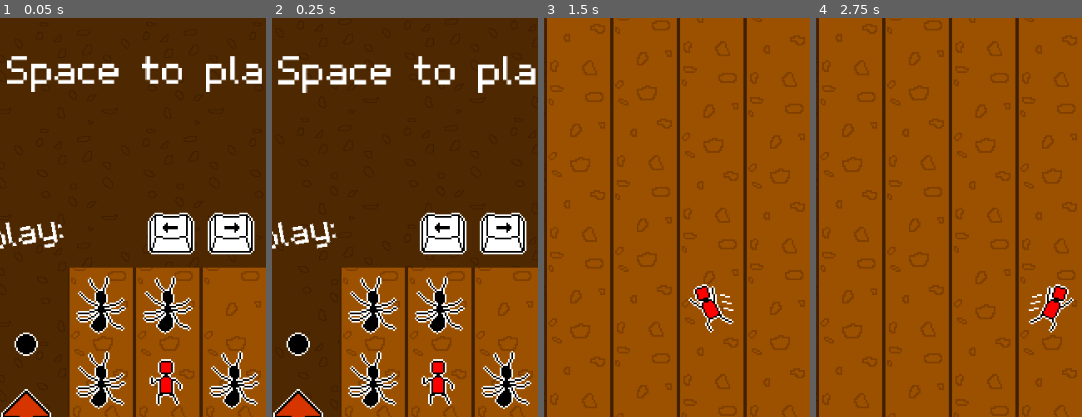
Above: before the commit, frames 1-4 (left to right).
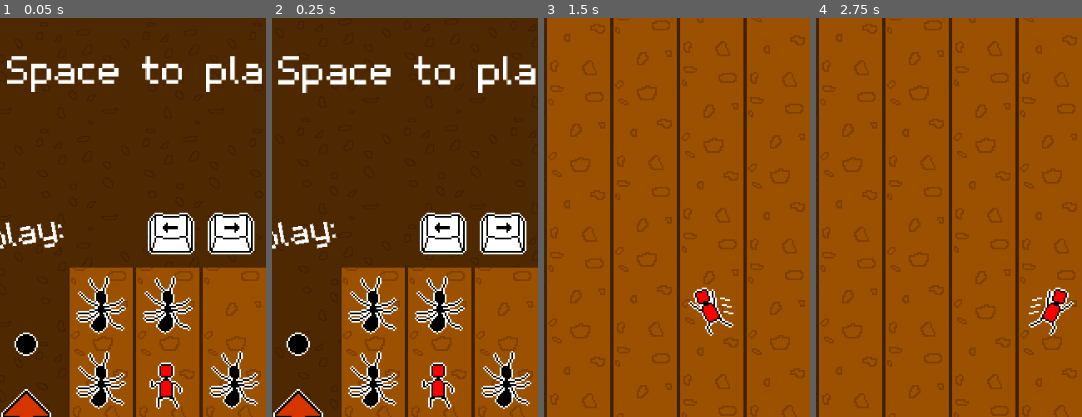
Above: after the commit, the same moments.

Repository: PizzaLovers007/Acerola-Jam-0
Game: Godot game, scene res://Scenes/MainMenu.tscn
Same seed, same stepped clock (60 frames per second), same inputs: the game is played once before the commit and once after it. Sound files missing from this copy of the repository are replaced by a short silence.
Inputs:
- Up to frame 1 (0.05 s): no input
- Up to frame 2 (0.25 s): no input
- Up to frame 3 (1.5 s): tap Space at 0.5 s; hold Right (ui_right) 0.53-1.28 s; tap Enter (ui_accept) at 0.77, 1.25 s; hold Left (ui_left) from 1.28 s (still down)
- Up to frame 4 (2.75 s): tap Enter (ui_accept) at 1.52, 2 s; release Left (ui_left) at 2.03 s; hold Right (ui_right) from 2.03 s (still down)
The pictures show only the part of the screen within x 34-84%, y 39-88%; the shares and areas given below are measured in that part.

The runs differ from the first frame. In frame 1, 0.6% of the frame differs, in the area x 56-69%, y 85-98%; in frame 2, 0.6%; in frame 3, 0.9%; in frame 4, 0.9%, in the area x 79-97%, y 66-80%.

Commit message:
Shift player sprite down a bit

Diff:
--- a/Scenes/Objects/Player.tscn
+++ b/Scenes/Objects/Player.tscn
@@ -11,7 +11,7 @@
 script = ExtResource("4_rcthe")
 
 [node name="Sprite" type="Sprite2D" parent="."]
-position = Vector2(0, -2)
+position = Vector2(0, 2)
 scale = Vector2(2, 2)
 texture = ExtResource("2_3gdm6")
 
